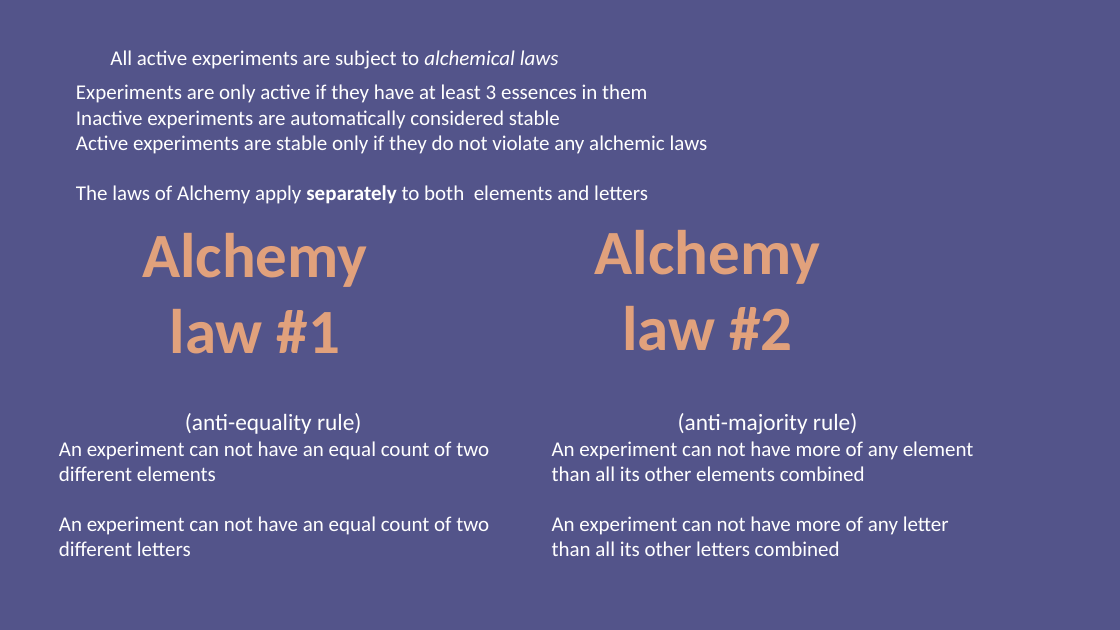
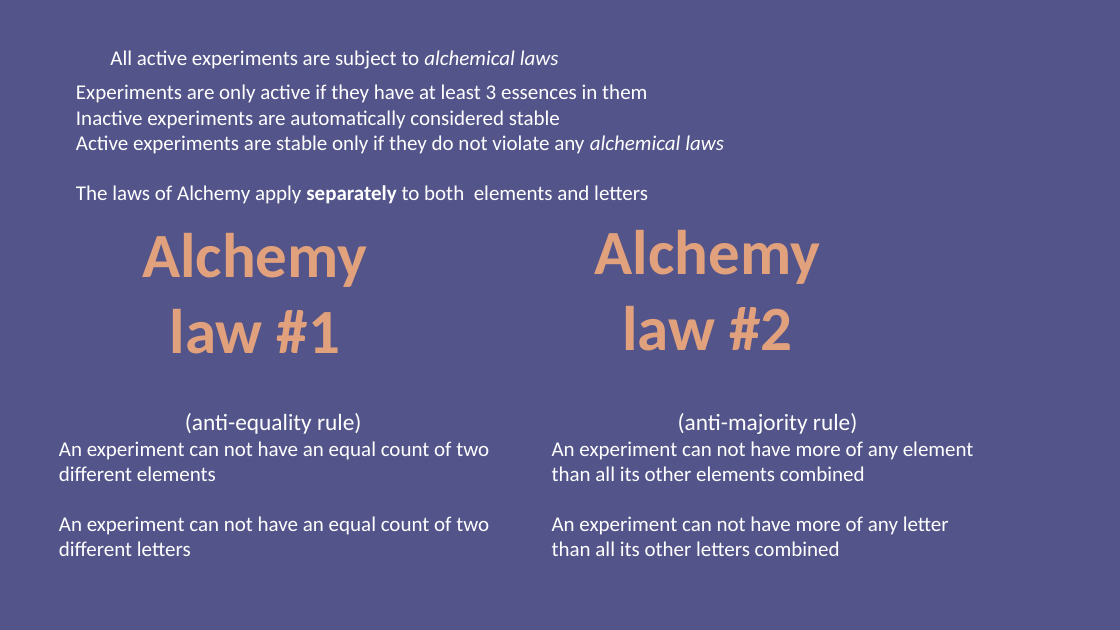
Before and after one commit to ninjacreeper47/Meriam-s-Trial, a slide deck: slide 3 of Assets/How to Play/Instructions.pptx. Drawn at 1120x630 pixels with LibreOffice and Linux fonts; fonts in the diff are those of the drawing. Boxes give left, top, right and bottom in pixels: in the first picture for what was removed or moved away, otherwise in the second. Text is boxed around its words. In the diff, an @@ line names an element or a change of style, - is before the commit and + after.

```diff
--- a/Assets/How to Play/Instructions.pptx
+++ b/Assets/How to Play/Instructions.pptx
@@ text at [76,135,724,154]: text changed @@
-Active experiments are stable only if they do not violate any alchemic laws
+Active experiments are stable only if they do not violate any alchemical laws
```
Also in this commit, not shown: 4 other slides changed, 6 other files.
